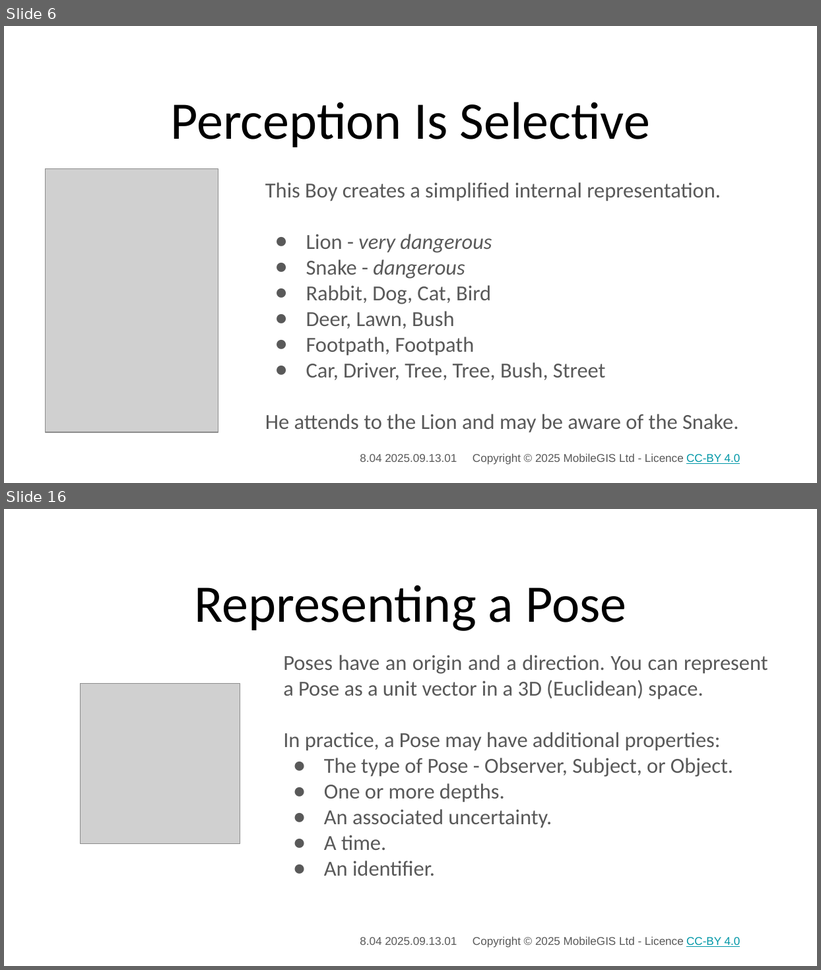
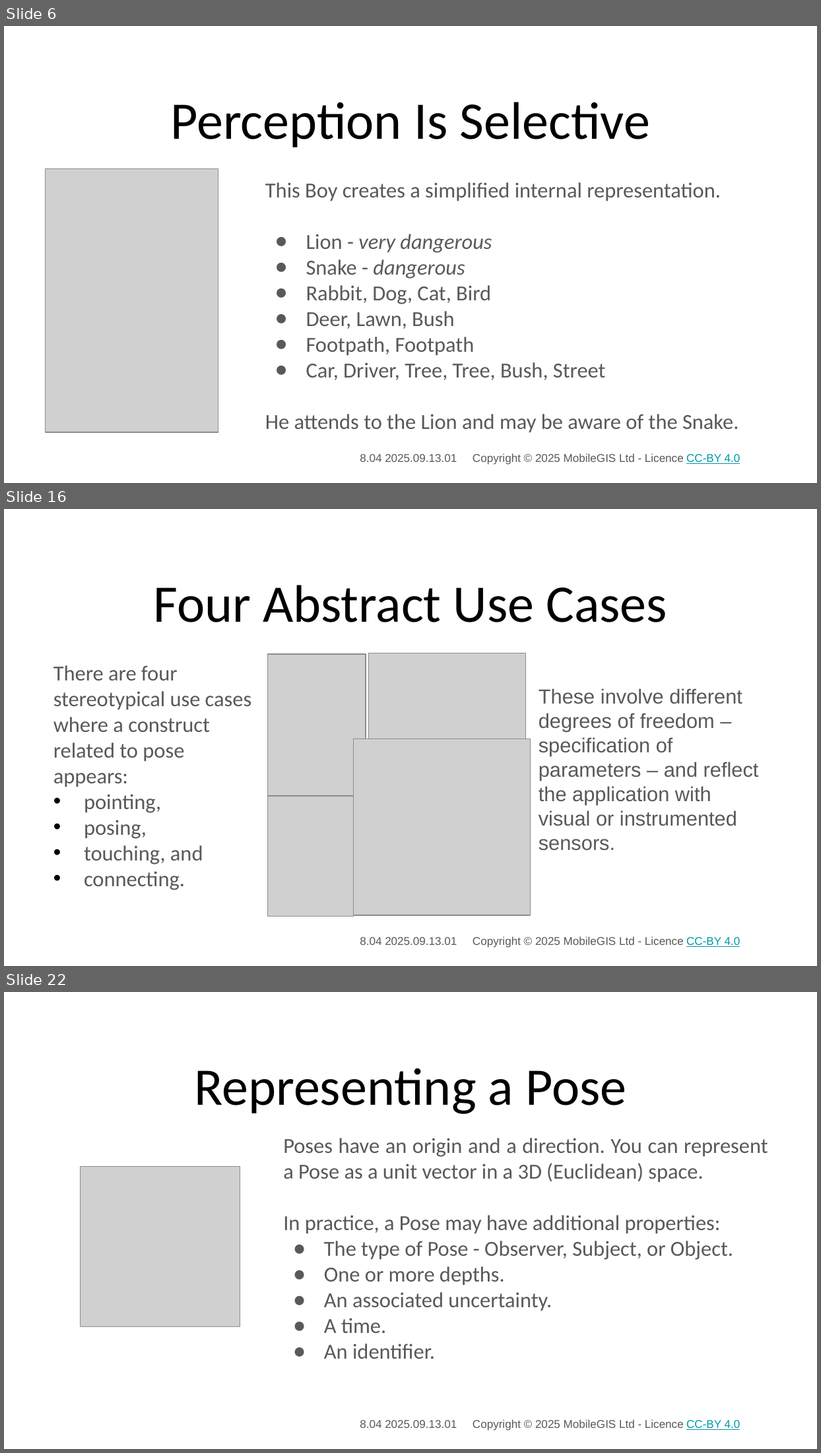
Before and after one commit to 3DXScape/PoseBits, a slide deck: Slides/Origins/Attention, the Origin of Pose_01.pptx. Shown one above the other, each under a label of ours: slides 6 and 16 before the commit, slides 6, 16 and 22 after it; the slides between them are not shown. The pictures are 821x970 and 821x1453 pixels, drawn with LibreOffice and Linux fonts; fonts in the diff are those of the drawing; grey boxes stand for pictures; background and template pictures are left out. Boxes give left, top, right and bottom in pixels: in the first picture for what was removed or moved away, otherwise in the second. Text is boxed around its words. In the diff, an @@ line names an element or a change of style, - is before the commit and + after.

Commit message:
Updated abstract use cases

```diff
--- a/Slides/Origins/Attention, the Origin of Pose_01.pptx
+++ b/Slides/Origins/Attention, the Origin of Pose_01.pptx
@@ slide 16 added at <box>4,509,817,966</box>, background #FFFFFF; not listed: 1 template element that a slide beside it also shows @@
@@ title added at <box>154,585,667,623</box>, 46.8 pt, text #000000 @@
+Four Abstract Use Cases
@@ text added at <box>54,665,252,890</box>, 19 pt, text #595959 @@
+There are four stereotypical use cases where a construct related to pose appears:
+• pointing,
+• posing,
+• touching, and
+• connecting.
@@ picture added at <box>267,655,366,797</box> @@
@@ picture added at <box>368,653,525,755</box> @@
@@ text added at <box>539,689,759,851</box>, 18 pt, text #595959 @@
+These involve different degrees of freedom – specification of parameters – and reflect the application with visual or instrumented sensors.
@@ picture added at <box>354,739,530,916</box> @@
@@ picture added at <box>267,796,354,916</box> @@
@@ what was slide 16 is now slide 22 @@
```
Also in this commit, not shown: 14 slides changed, 5 other slides added, 2 other files.
